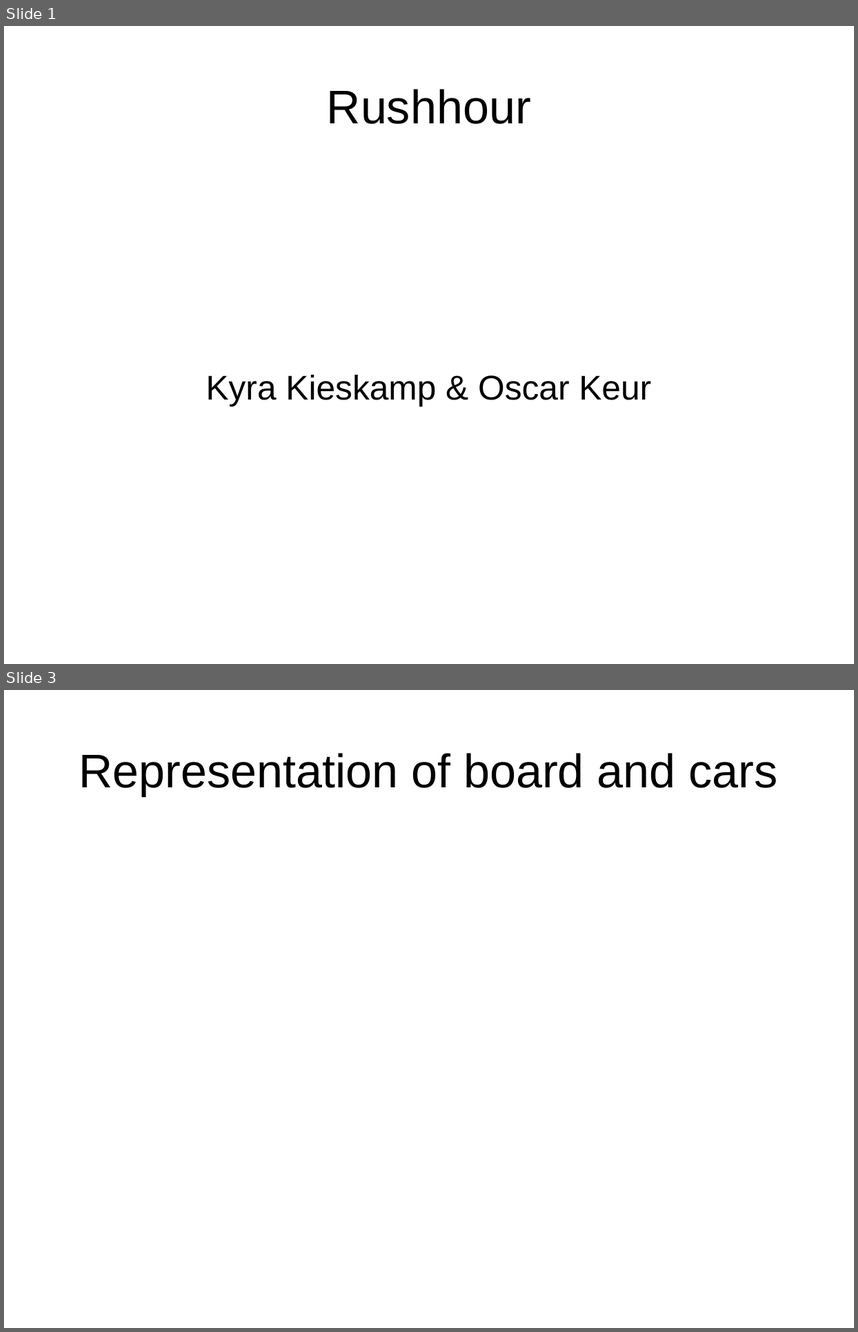
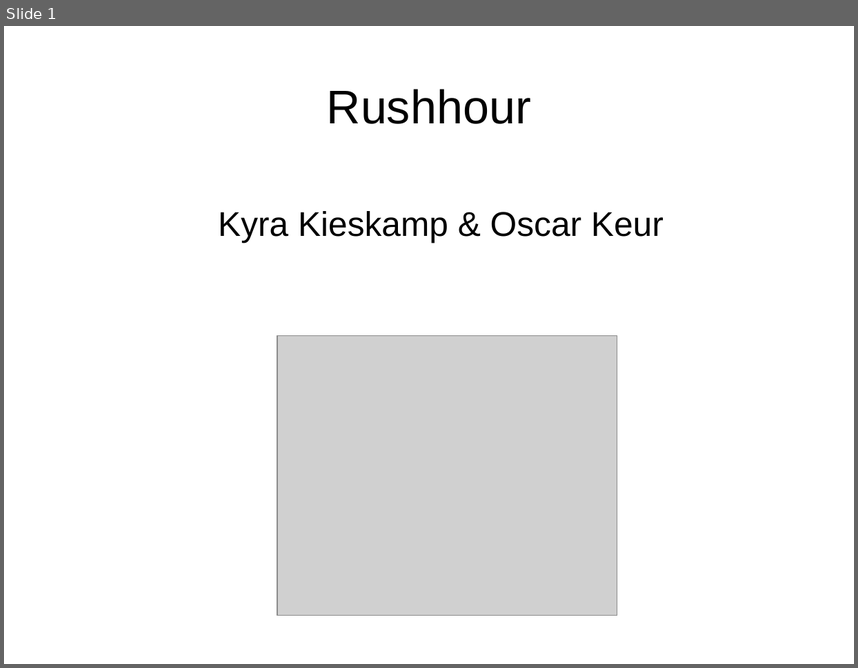
Before and after one commit to oekeur/MinProg_Heuristieken, a slide deck: Presentation rushhour week 4.odp. Shown one above the other, each under a label of ours: slides 1 and 3 before the commit, slide 1 after it; the slides between them are not shown. The pictures are 858x1332 and 858x668 pixels, drawn with LibreOffice and Linux fonts; fonts in the diff are those of the drawing; grey boxes stand for pictures. Boxes give left, top, right and bottom in pixels: in the first picture for what was removed or moved away, otherwise in the second. Text is boxed around its words. In the diff, an @@ line names an element or a change of style, - is before the commit and + after.

```diff
--- a/Presentation rushhour week 4.odp
+++ b/Presentation rushhour week 4.odp
@@ slide 3 removed at bbox=[4, 690, 854, 1328], background #FFFFFF @@
@@ title removed at bbox=[79, 753, 778, 796] @@
-Representation of board and cars
@@ slide 1 changed as well @@
@@ subtitle "Kyra Kieskamp & Oscar Keur": place and size @@
-subtitle "Kyra Kieskamp & Oscar Keur" at bbox=[206, 374, 651, 405]
+subtitle "Kyra Kieskamp & Oscar Keur" at bbox=[218, 211, 664, 243]
@@ picture added at bbox=[277, 336, 617, 615] @@
```
Also in this commit, not shown: 7 slides added, 4 other slides removed.
